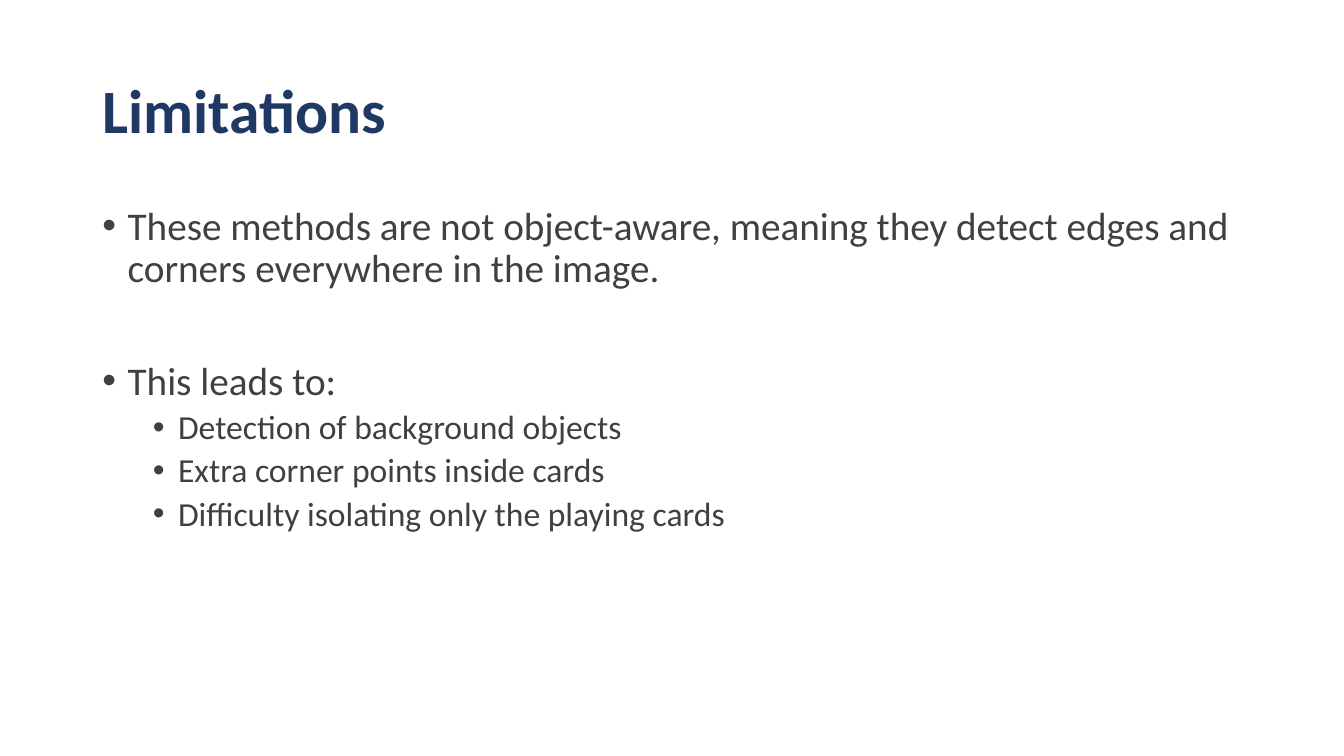
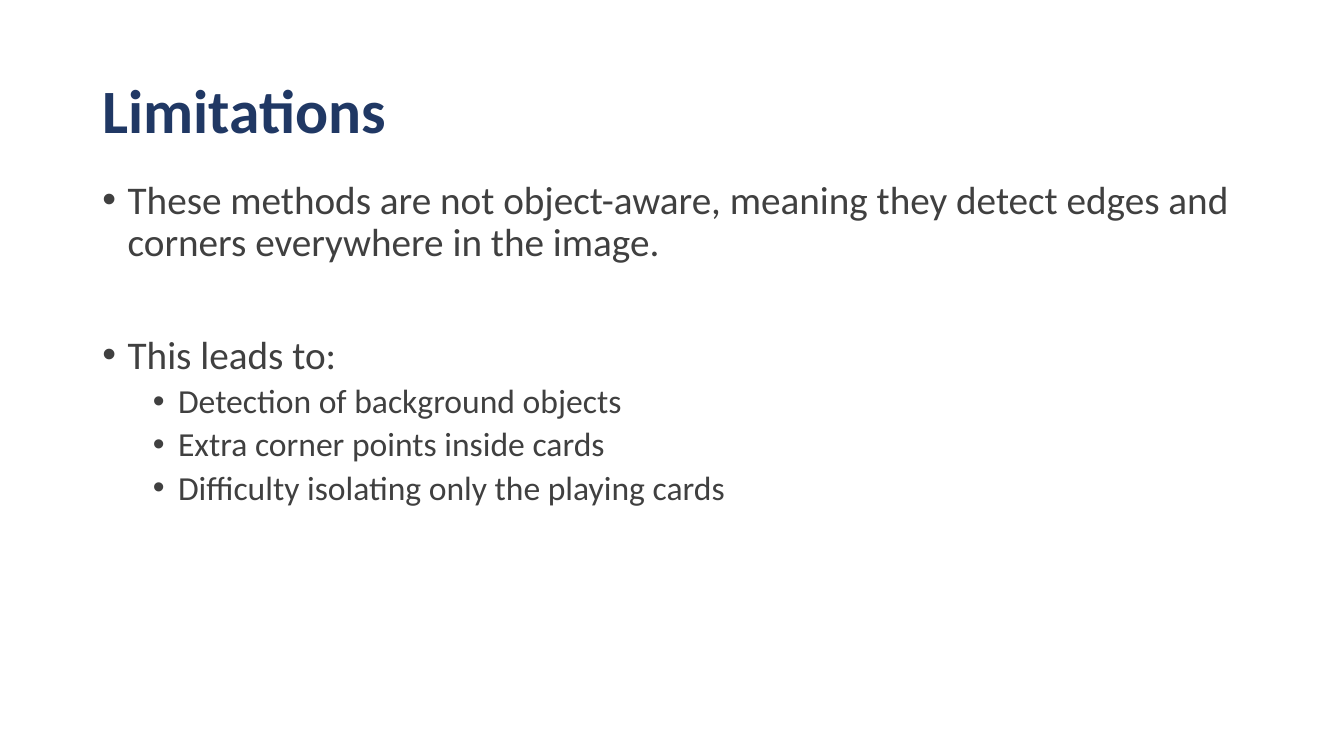
Before and after one commit to Swapnika29/playing-card-boundary-detection, a slide deck: slide 10 of Presentation Slides.pptx. Drawn at 1344x756 pixels with LibreOffice and Linux fonts; fonts in the diff are those of the drawing. Boxes give left, top, right and bottom in pixels: in the first picture for what was removed or moved away, otherwise in the second. Text is boxed around its words. In the diff, an @@ line names an element or a change of style, - is before the commit and + after.

```diff
--- a/Presentation Slides.pptx
+++ b/Presentation Slides.pptx
@@ text "These methods are not object-aware, ...": place and size @@
-text "These methods are not object-aware, ..." at (128, 212, 1228, 532)
+text "These methods are not object-aware, ..." at (128, 186, 1228, 506)
```
Also in this commit, not shown: 5 other slides changed.
